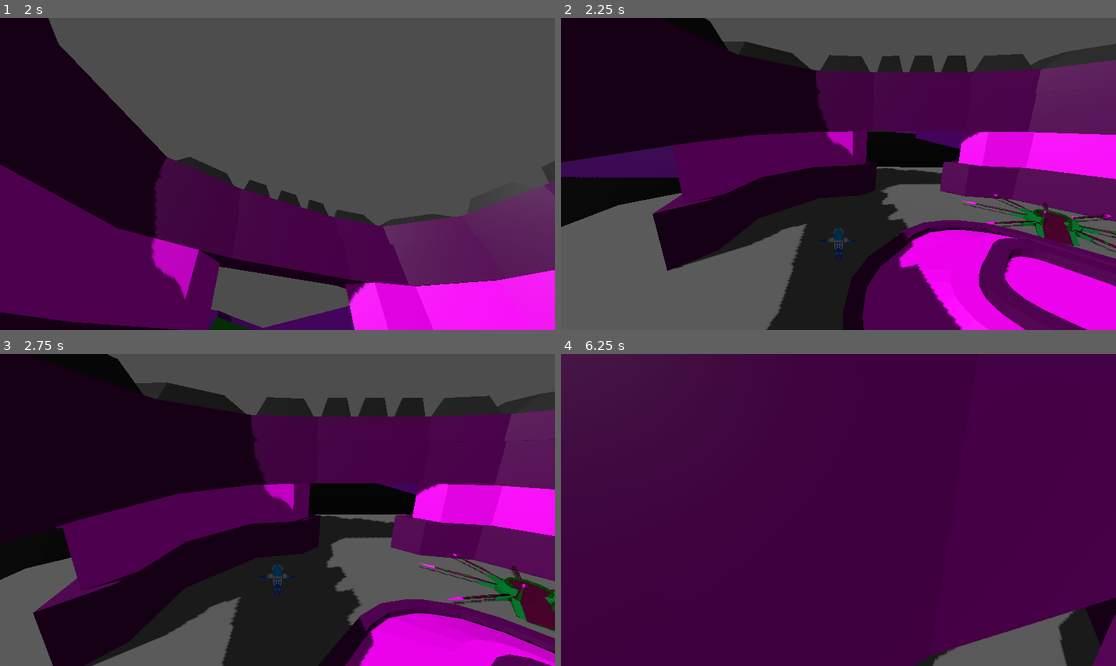
Above: before the commit, frames 1-4 (two rows, left to right).
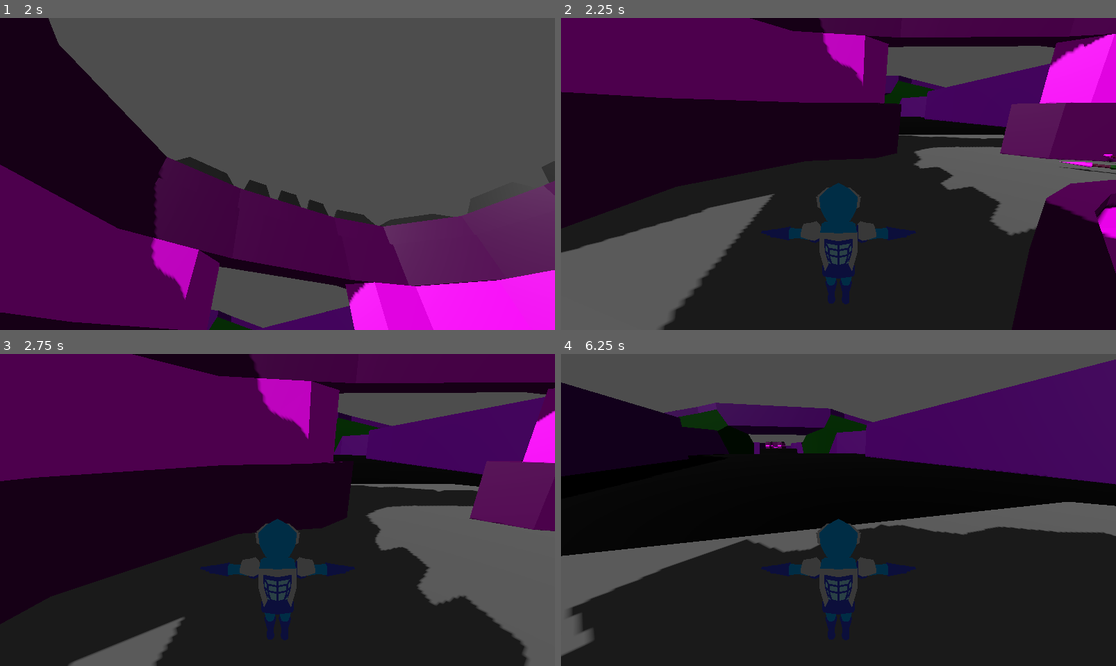
Above: after the commit, the same moments.

Repository: Kaylin-NormanSlack/ProjectPowerCommand
Game: Godot game, scene res://UserInterface/MainMenu.tscn
The game is run twice, just before and just after one commit, with the same random seed, the same clock (stepped at 60 frames per second) and the same inputs.
Inputs (mouse positions are in pixels of both pictures, inside the frame that each line leads up to):
- Up to frame 1 (2 s): click "Start" at 0.5 s; tap Enter (ui_accept) at 1.25, 1.52 s; move the mouse to (305, 174) at 1.27 s; hold W (up) from 1.28 s (still down); hold E (interact) from 1.28 s (still down)
- Up to frame 2 (2.25 s): keep holding W (up); move the mouse to (810, 174) at 2.02 s; release E (interact) at 2.03 s; tap C (switch_camera) at 2.1 s
- Up to frame 3 (2.75 s): keep holding W (up); tap Enter (ui_accept) at 2.27 s
- Up to frame 4 (6.25 s): keep holding W (up); move the mouse to (849, 503) at 2.77 s; hold E (interact) 2.78-3.53 s; move the mouse to (832, 516) at 3.52 s; tap C (switch_camera) at 3.6, 5.1 s; tap Enter (ui_accept) at 3.77, 4.52, 5.27 s; move the mouse to (877, 513) at 4.27 s; hold E (interact) 4.28-5.03 s; move the mouse to (794, 506) at 5.02 s; move the mouse to (844, 510) at 5.77 s; hold E (interact) from 5.78 s (still down)

Frame 1 is identical in both runs. In frame 2, 70% of the frame differs, in the area x 0-100%, y 0-100%; in frame 3, 73%; in frame 4, 89%.

Commit message:
Update player 3rd person camera to be closer

Diff:
--- a/Units/Player/Player.tscn
+++ b/Units/Player/Player.tscn
@@ -39,7 +39,7 @@
 
 [node name="ThirdPersonCamera" type="Camera3D" parent="."]
 unique_name_in_owner = true
-transform = Transform3D(1, -4.3906e-16, 3.36902e-16, 3.36902e-16, 0.965926, 0.258819, -4.3906e-16, -0.258819, 0.965926, 2.08165e-12, 7, 9)
+transform = Transform3D(1, -4.39059e-16, 3.36903e-16, 3.19571e-16, 0.955129, 0.296191, -4.51831e-16, -0.296191, 0.955129, 2.08165e-12, 2.60029, 2.23982)
 cull_mask = 1048573
 environment = SubResource("Environment_5btf0")
 
